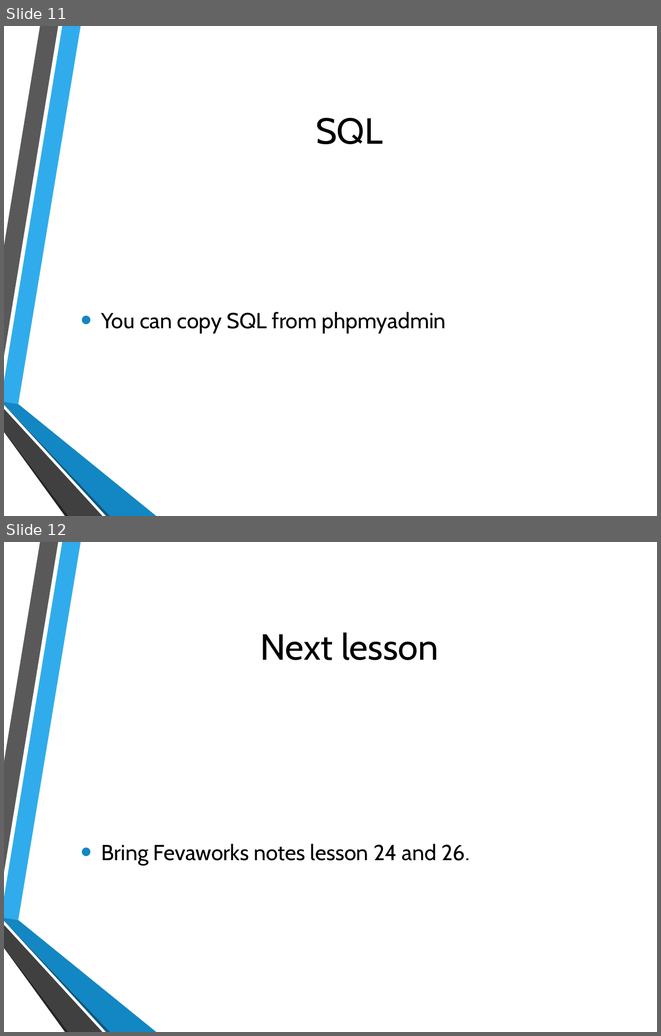
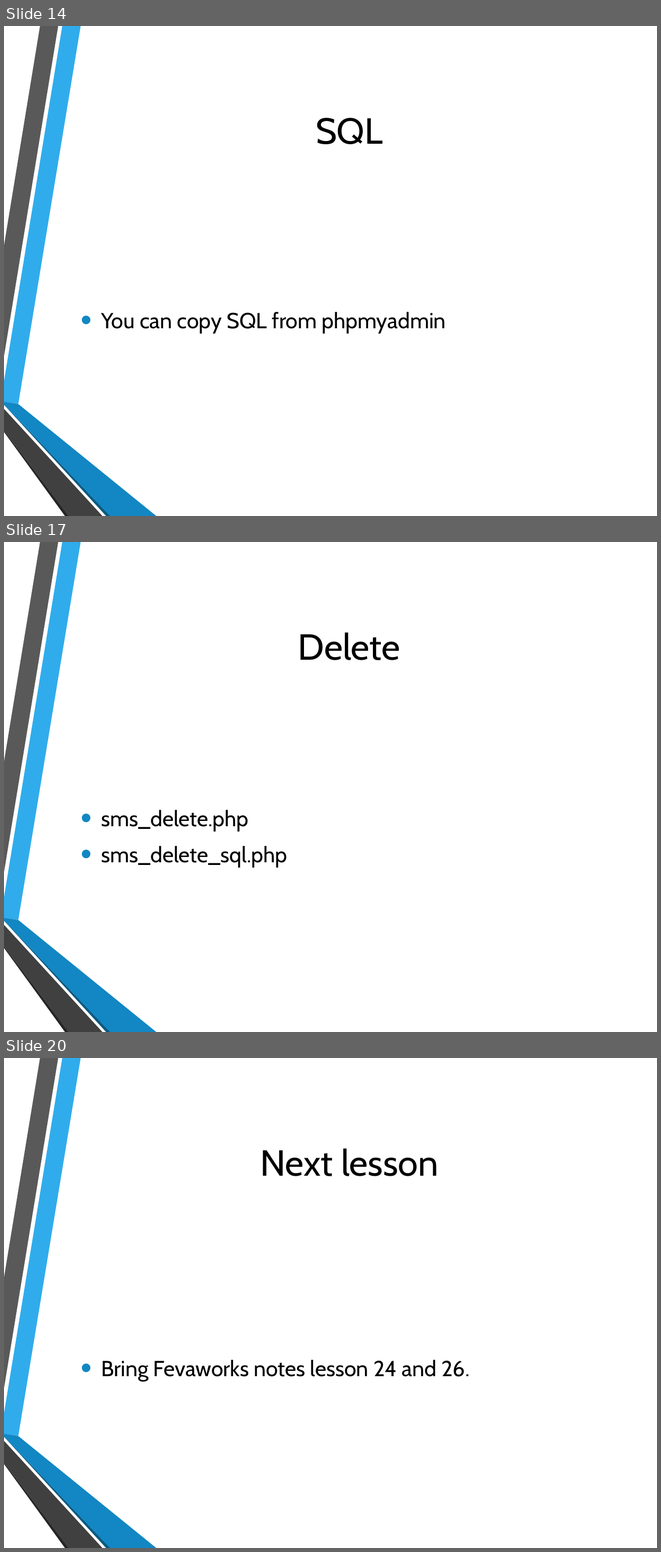
Before and after one commit to hatted/fevaworks-php, a slide deck: php-fw9/SMS.pptx. Shown one above the other, each under a label of ours: slides 11 and 12 before the commit, slides 14, 17 and 20 after it; the slides between them are not shown. The pictures are 661x1036 and 661x1552 pixels, drawn with LibreOffice and Linux fonts; fonts in the diff are those of the drawing; background and template pictures are left out. Boxes give left, top, right and bottom in pixels: in the first picture for what was removed or moved away, otherwise in the second. Text is boxed around its words. In the diff, an @@ line names an element or a change of style, - is before the commit and + after.

```diff
--- a/php-fw9/SMS.pptx
+++ b/php-fw9/SMS.pptx
@@ slide 17 added at (x1=4, y1=542, x2=657, y2=1032), background picture (left out); not listed: 6 template elements that a slide beside it also shows @@
@@ title added at (x1=298, y1=632, x2=400, y2=660), 40 pt, text #000000 @@
+Delete
@@ text added at (x1=101, y1=810, x2=287, y2=867), 24 pt, text #000000 @@
+• sms_delete.php
+• sms_delete_sql.php
@@ what was slide 11 is now slide 14 @@
@@ what was slide 12 is now slide 20 @@
```
Also in this commit, not shown: 4 slides changed, 7 other slides added, 34 other files.
